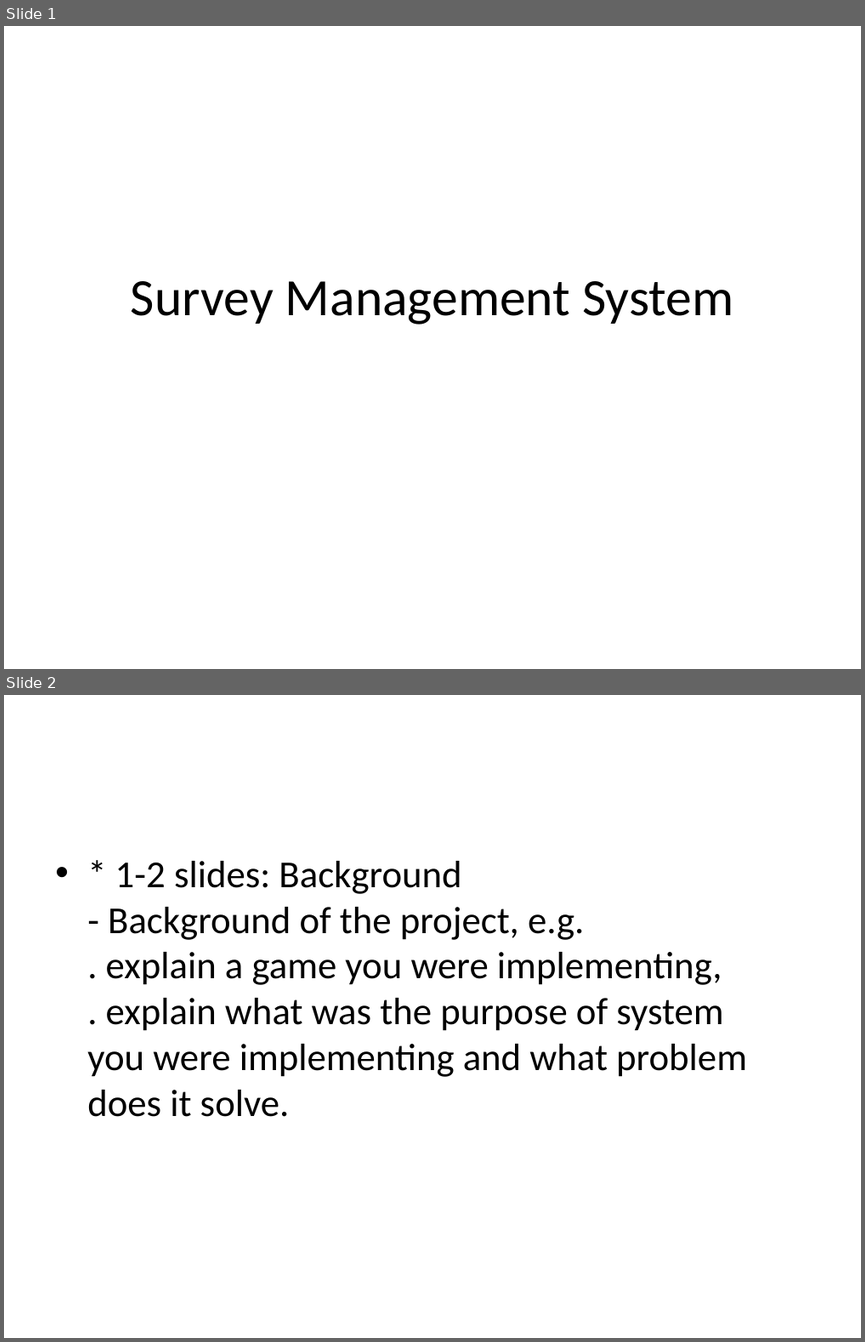
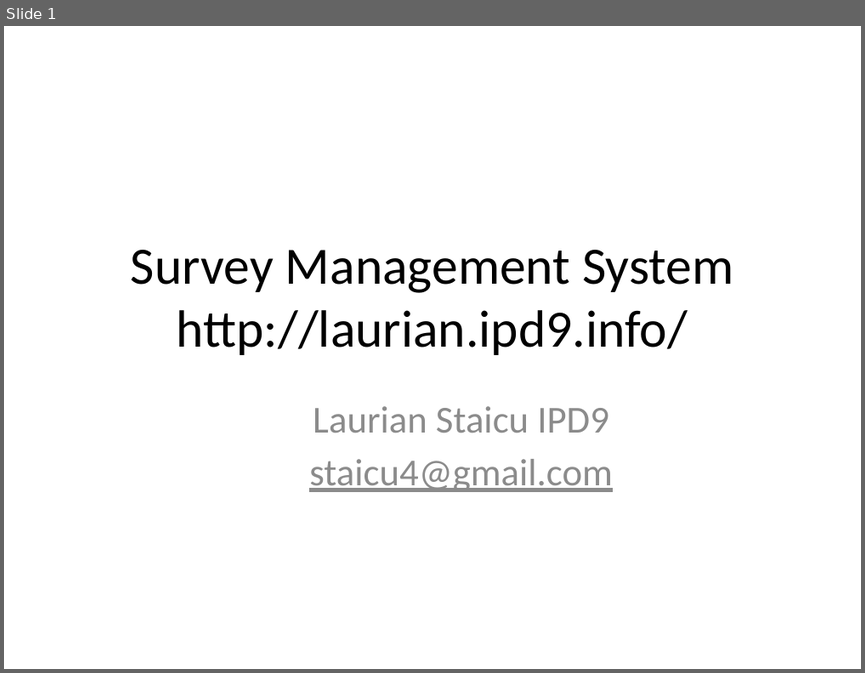
Before and after one commit to staicu/ipd9-php-project, a slide deck: documents/Presentation.pptx. Shown one above the other, each under a label of ours: slides 1 and 2 before the commit, slide 1 after it. The pictures are 865x1342 and 865x673 pixels, drawn with LibreOffice and Linux fonts; fonts in the diff are those of the drawing. Boxes give left, top, right and bottom in pixels: in the first picture for what was removed or moved away, otherwise in the second. Text is boxed around its words. In the diff, an @@ line names an element or a change of style, - is before the commit and + after.

```diff
--- a/documents/Presentation.pptx
+++ b/documents/Presentation.pptx
@@ slide 2 removed at [4, 695, 861, 1338], background #FFFFFF @@
@@ text removed at [87, 861, 747, 1117] @@
-• * 1-2 slides: Background
-  - Background of the project, e.g.
-  . explain a game you were implementing,
-  . explain what was the purpose of system
-  you were implementing and what problem
-  does it solve.
@@ slide 1 changed as well @@
@@ title at [131, 250, 733, 355]: text changed @@
-Survey Management System
+Survey Management System
+http://laurian.ipd9.info/
@@ subtitle added at [309, 406, 613, 492], 32 pt, text #8C8C8C @@
+Laurian Staicu IPD9
+staicu4@gmail.com
```
Also in this commit, not shown: 16 slides added, 12 other slides removed, 5 other files.
